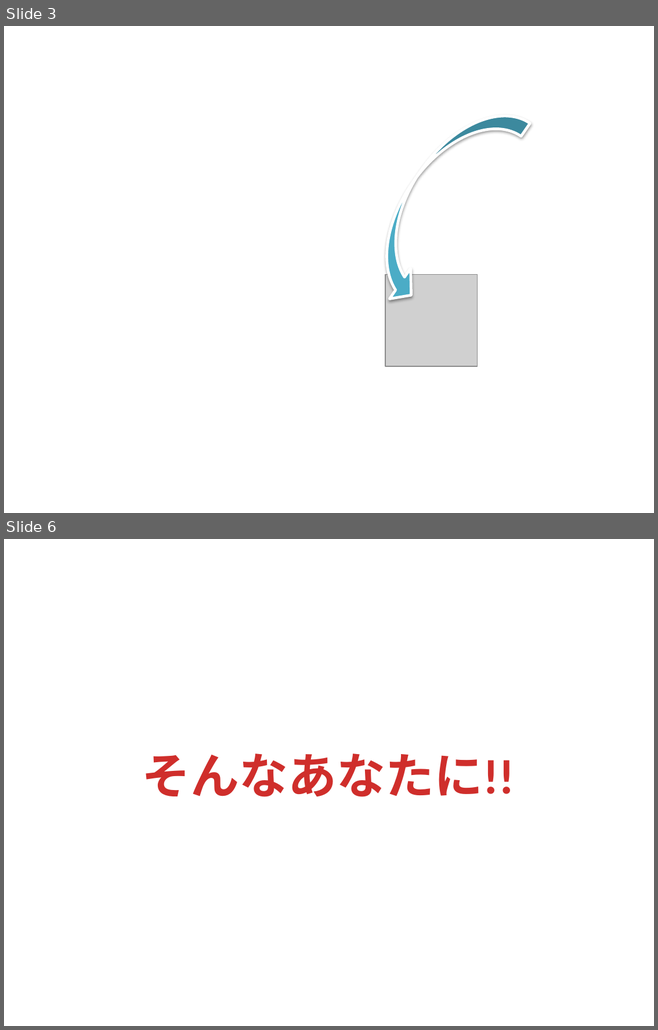
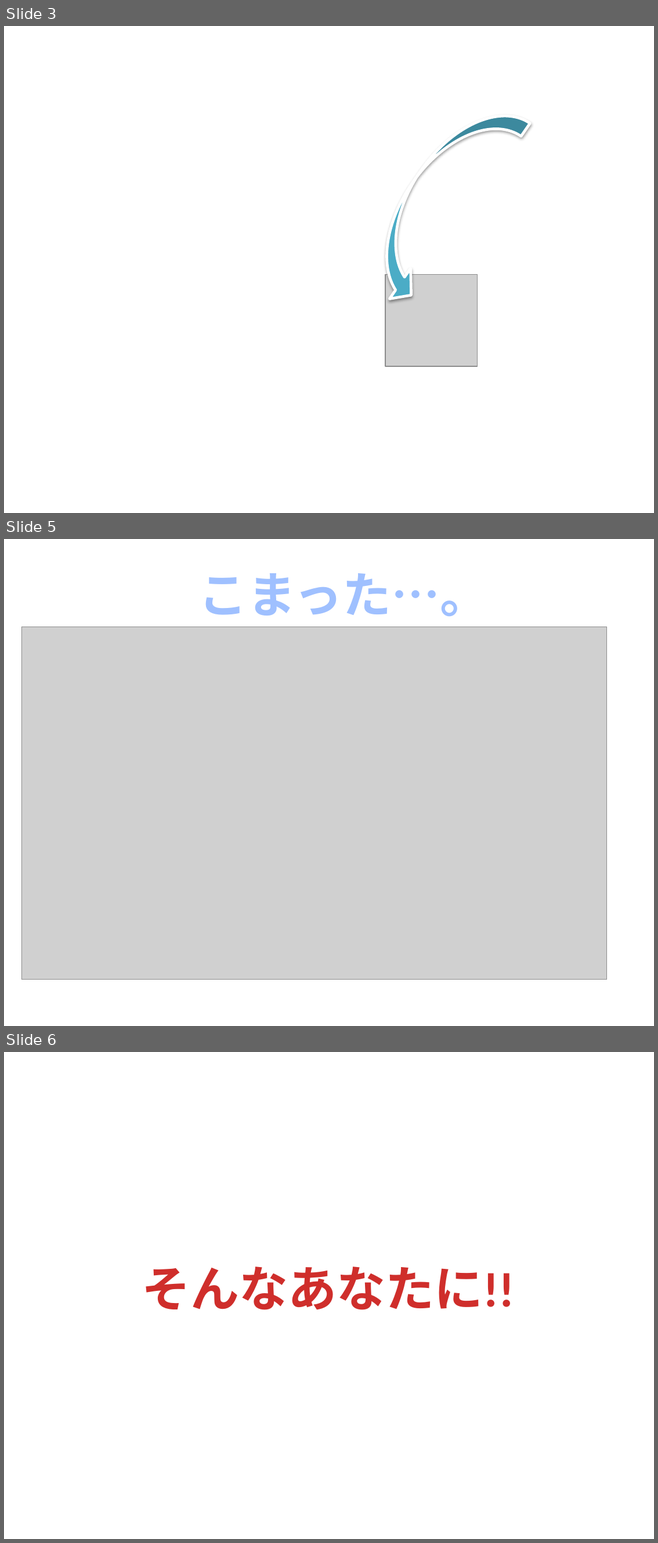
Before and after one commit to TakahiroYamamoto/NME, a slide deck: hakkason.pptx. Shown one above the other, each under a label of ours: slides 3 and 6 before the commit, slides 3, 5 and 6 after it; the slides between them are not shown. The pictures are 658x1030 and 658x1543 pixels, drawn with LibreOffice and Linux fonts; fonts in the diff are those of the drawing; grey boxes stand for pictures; background and template pictures are left out. Boxes give left, top, right and bottom in pixels: in the first picture for what was removed or moved away, otherwise in the second. Text is boxed around its words. In the diff, an @@ line names an element or a change of style, - is before the commit and + after.

```diff
--- a/hakkason.pptx
+++ b/hakkason.pptx
@@ slide 5 added at (4, 539, 654, 1026), background #FFFFFF @@
@@ text added at (198, 573, 489, 616), 54 pt, text gradient #BFD3F9 to #A0C1FF to #003D85, bold @@
+こまった…。
@@ picture added at (22, 627, 607, 979) @@
```
Also in this commit, not shown: 2 slides changed, 1 slide removed.
